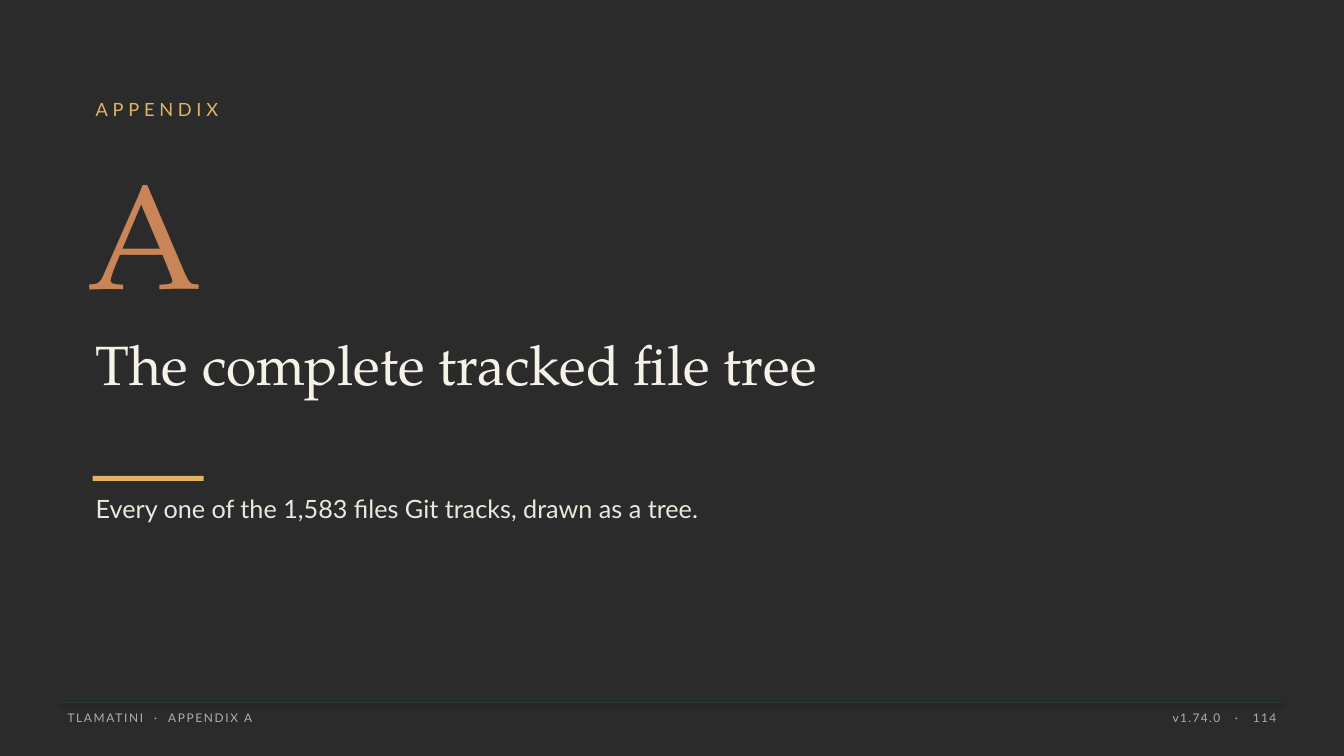
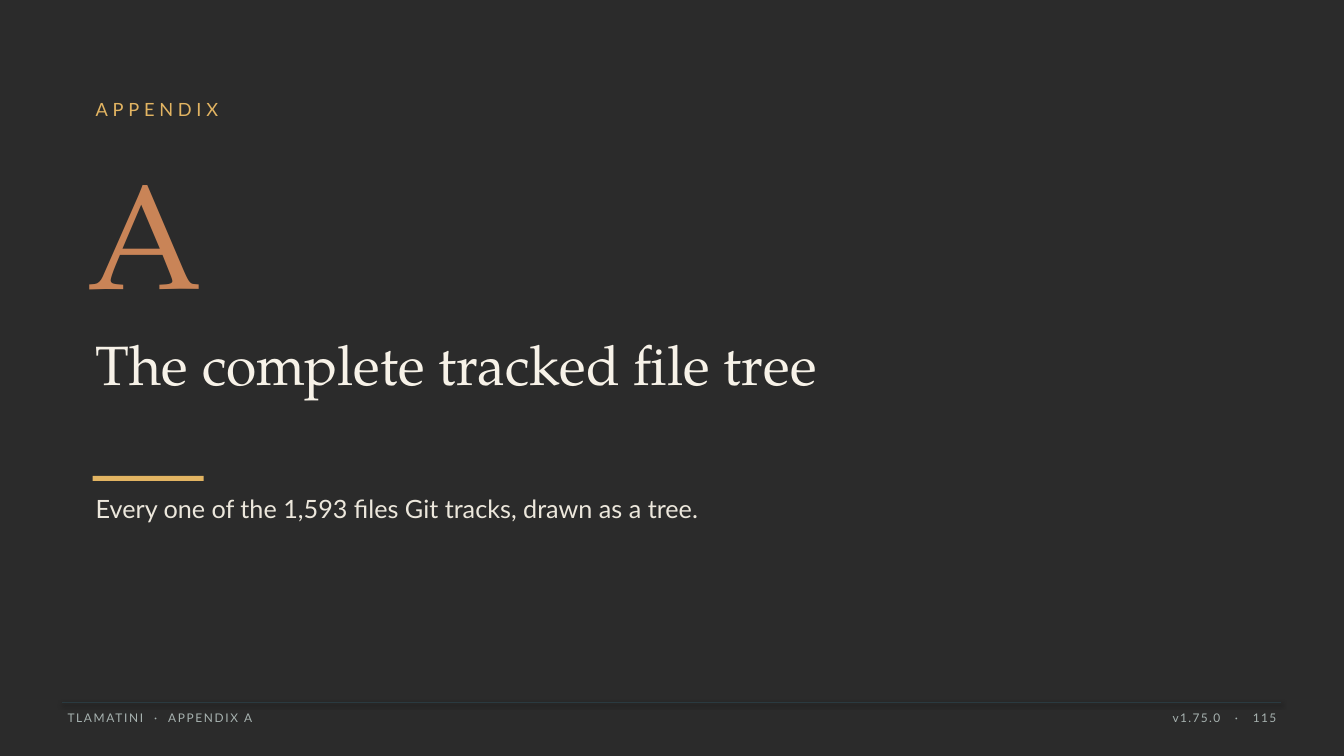
Before and after one commit to XAIHT/Tlamatini, a slide deck: slide 115 of Tlamatini_eXtended_Artificial_Intelligence_Humanly_Tempered.pptx (slide 114 before the commit). Drawn at 1344x756 pixels with LibreOffice and Linux fonts; fonts in the diff are those of the drawing; background and template pictures are left out; a plain dark background stands for a picture behind light text. Boxes give left, top, right and bottom in pixels: in the first picture for what was removed or moved away, otherwise in the second. Text is boxed around its words. In the diff, an @@ line names an element or a change of style, - is before the commit and + after.

```diff
--- a/Tlamatini_eXtended_Artificial_Intelligence_Humanly_Tempered.pptx
+++ b/Tlamatini_eXtended_Artificial_Intelligence_Humanly_Tempered.pptx
@@ text at bbox=[96, 499, 698, 522]: text changed @@
-Every one of the 1,583 files Git tracks, drawn as a tree.
+Every one of the 1,593 files Git tracks, drawn as a tree.
@@ text at bbox=[1173, 713, 1276, 722]: text changed @@
-v1.74.0 · 114
+v1.75.0 · 115
```
Also in this commit, not shown: 130 other slides changed, 2 slides added, 1 slide removed, 32 other files.
